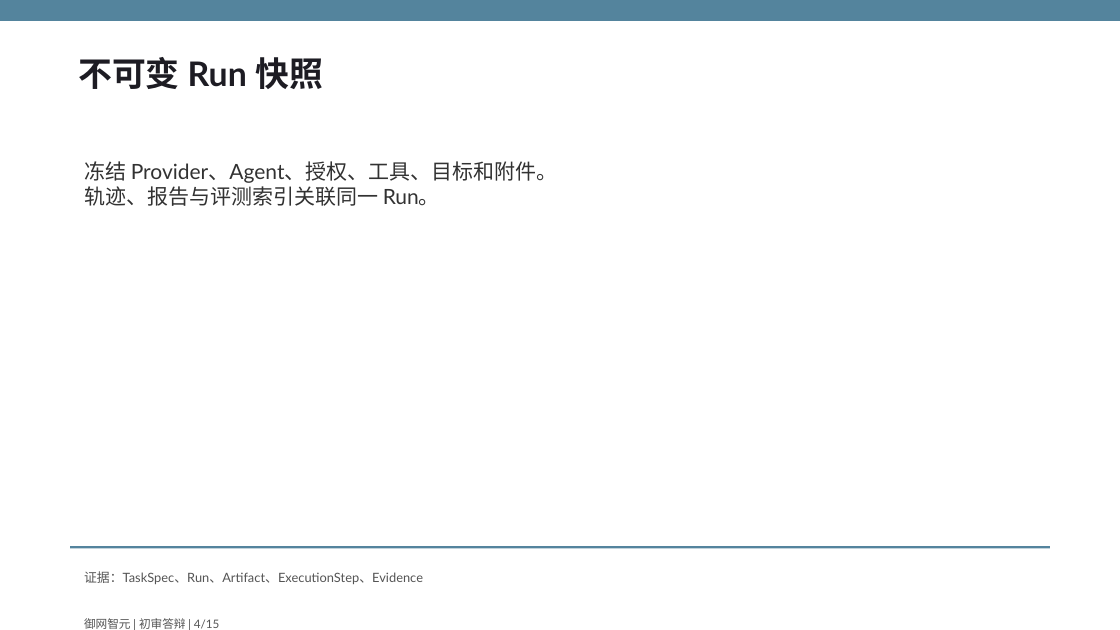
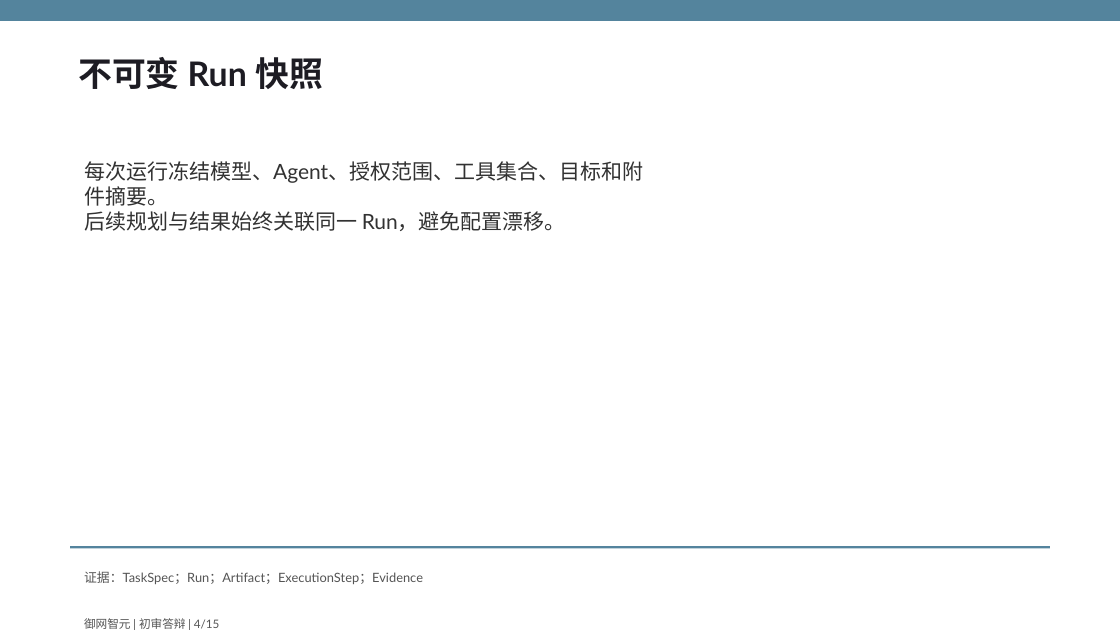
Before and after one commit to fuyao0612/gdaib-ctf-agent, a slide deck: slide 4 of output/submission/御网智元-初审答辩.pptx. Drawn at 1120x630 pixels with LibreOffice and Linux fonts; fonts in the diff are those of the drawing. Boxes give left, top, right and bottom in pixels: in the first picture for what was removed or moved away, otherwise in the second. Text is boxed around its words. In the diff, an @@ line names an element or a change of style, - is before the commit and + after.

Commit message:
移除非官方评测概念并恢复统一部署入口

```diff
--- a/output/submission/御网智元-初审答辩.pptx
+++ b/output/submission/御网智元-初审答辩.pptx
@@ text at [84, 161, 643, 231]: text changed @@
-冻结 Provider、Agent、授权、工具、目标和附件。
-轨迹、报告与评测索引关联同一 Run。
+每次运行冻结模型、Agent、授权范围、工具集合、目标和附件摘要。
+后续规划与结果始终关联同一 Run，避免配置漂移。
@@ text at [84, 571, 423, 584]: text changed @@
-证据：TaskSpec、Run、Artifact、ExecutionStep、Evidence
+证据：TaskSpec；Run；Artifact；ExecutionStep；Evidence
```
Also in this commit, not shown: 14 other slides changed, 48 other files.
